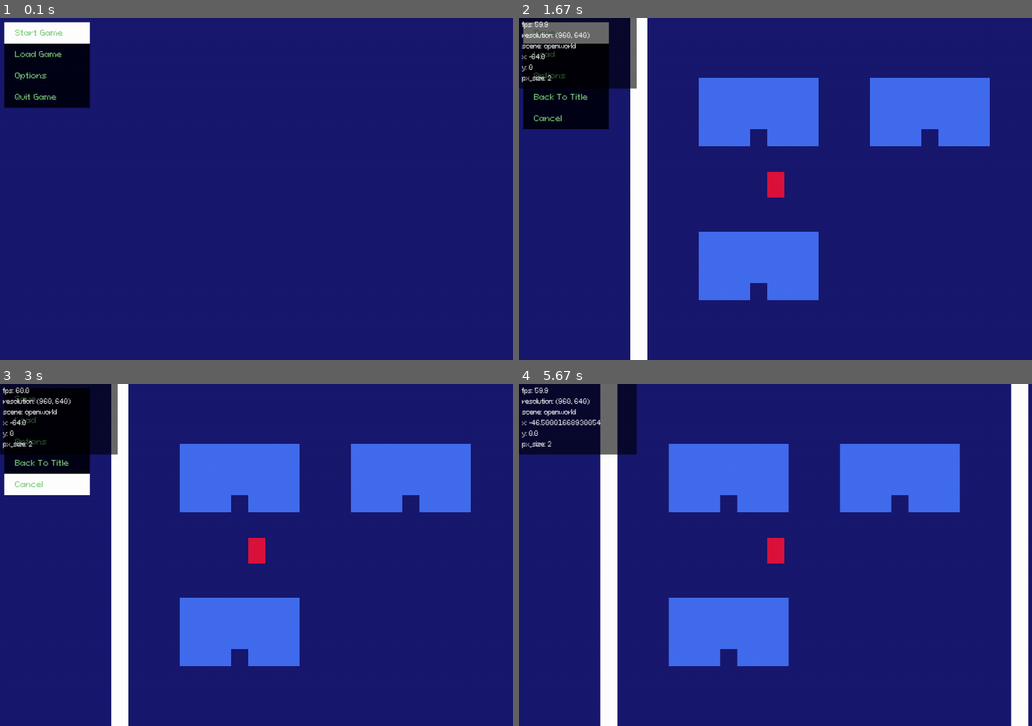
Above: before the commit, frames 1-4 (two rows, left to right).
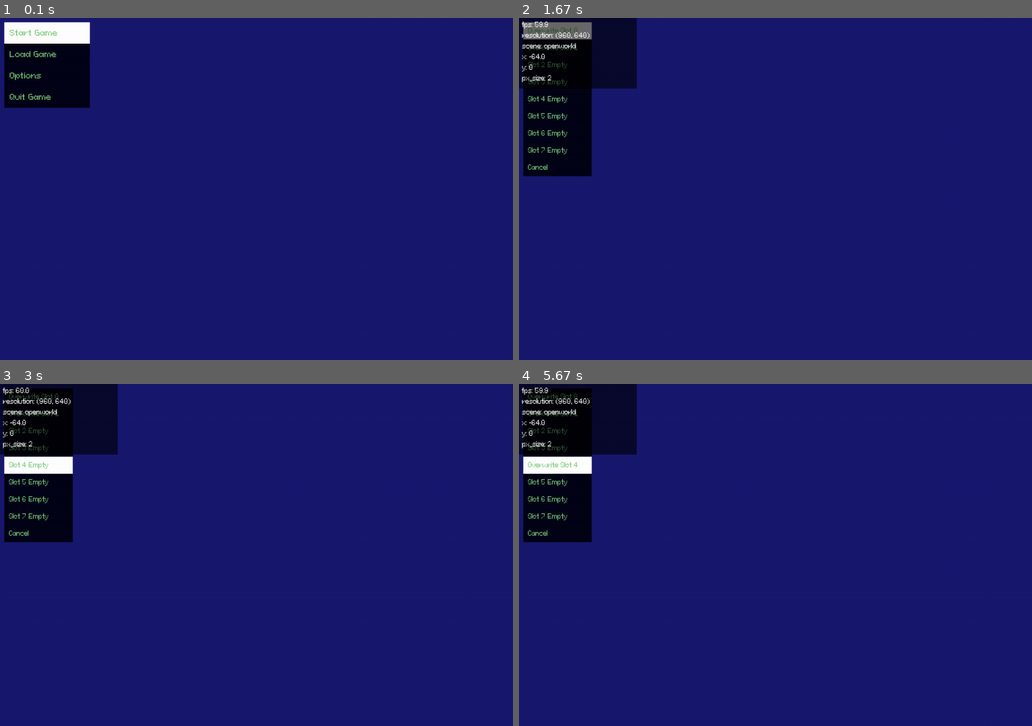
Above: after the commit, the same moments.

Repository: kritserv/rpg-maker-style-top-down-game-template
Game: pygame game, started from main.py
The game is run twice, just before and just after one commit, with the same random seed, the same clock (stepped at 60 frames per second) and the same inputs.
Inputs:
- Up to frame 1 (0.1 s): no input
- Up to frame 2 (1.67 s): tap one key every 0.33 s from 0.33 s: Enter F3 X Space
- Up to frame 3 (3 s): hold Left 1.67-2.2 s; hold Down 2.23-2.7 s
- Up to frame 4 (5.67 s): hold Up 3.17-3.53 s; hold Right 3.57-4.2 s; hold Down 4.23-4.6 s; tap Enter at 5.13 s; hold Right from 5.47 s (still down)

The runs differ from the first frame. In frame 1, 0.3% of the frame differs, in the area x 1-13%, y 3-24%; in frame 2, 21%; in frame 3, 22%; in frame 4, 27%, in the area x 0-100%, y 0-100%.

Commit message:
add save player data func & add refresh_text func to Menu & remove columns from Menu

Diff:
--- a/main.py
+++ b/main.py
@@ -13,7 +13,7 @@
 	load_screen_from_json, save_screen_setting, \
 	toggle_full_screen, update_size, \
 	load_scene_from_json, load_event_from_json, \
-	load_save_from_json, \
+	load_save_from_json, save_player_data, \
 	Player, TopDownMap, Camera, BlackBar, \
 	Timer, SceneManager, SaveManager, Event, \
 	Cursor, Menu, Debugger
@@ -66,7 +66,14 @@
 		Cursor(screen)), Menu(Cursor(screen)
 		)
 	save_manager.create_buttons()
-	loadable_slot = [f"Load Slot {i}" for i in range(8)]
+	loadable_slot = []
+	savable_slot = []
+	overwritable_slot = []
+
+	for i in range(8):
+		loadable_slot.append(f"Load Slot {i}")
+		savable_slot.append(f"Slot {i} Empty")
+		overwritable_slot.append(f"Overwrite Slot {i}")
 
 	title_screen_menu = Menu(Cursor(screen))
 	title_screen_menu.buttons = [
@@ -182,20 +189,6 @@
 			black_bar.draw_if_set(curr_width, curr_height, ratio)
 			title_screen_menu.draw(pixel_size, black_bar)
 
-			# ================= [ TEST ] ===================
-
-			if debug:
-				if debug_timer.time_now() > 0.1:
-					debug_list = [
-						f"fps: {curr_fps()}",
-						f"resolution: {(curr_width, curr_height)}",
-						f"x: {title_screen_menu.cursor.pos[0]}",
-						f"y: {title_screen_menu.cursor.pos[1]}",
-						f"px_size: {pixel_size}"
-					]
-					debug_timer.restart()
-				debugger.print_debug(debug_list, black_bar)
-
 		elif game_state == "main_game":
 			old_game_state = "main_game"
 
@@ -206,11 +199,13 @@
 				player.update(dt, key)
 				event.update()
 			else:
+
+				# ============= [ PAUSE MENU LOGIC ] ==============
+
 				old_game_state = "pause_menu"
 				selected = pause_menu.update(dt, key, interact)
 				if selected == "Save":
-					# game_state = "save_game_menu"
-					pass
+					game_state = "save_game_menu"
 				elif selected == "Load":
 					game_state = "load_game_menu"
 				elif selected == "Options":
@@ -232,21 +227,6 @@
 			black_bar.draw_if_set(curr_width, curr_height, ratio)
 			if pause:
 				pause_menu.draw(pixel_size, black_bar)
-
-			# ================= [ TEST ] ===================
-
-			if debug:
-				if debug_timer.time_now() > 0.1:
-					debug_list = [
-						f"fps: {curr_fps()}",
-						f"resolution: {(curr_width, curr_height)}",
-						f"scene: {scene_manager.current_scene}",
-						f"x: {player.pos[0]}",
-						f"y: {player.pos[1]}",
-						f"px_size: {pixel_size}"
-					]
-					debug_timer.restart()
-				debugger.print_debug(debug_list, black_bar)
 
 		elif game_state == "load_game_menu":
 
@@ -273,6 +253,37 @@
 			black_bar.draw_if_set(curr_width, curr_height, ratio)
 			save_manager.load_menu.draw(pixel_size, black_bar)
 
+		elif game_state == "save_game_menu":
+
+			# ================ [ SAVE GAME LOGIC ] ==============
+
+			selected = save_manager.save_menu.update(dt, key, interact)
+			for i, slot in enumerate(savable_slot):
+				if selected == slot:
+					save_player_data(player, scene_manager.current_scene, i)
+					save_manager.save_dict = load_save_from_json()
+					save_manager.refresh_save_slot()
+
+			for i, slot in enumerate(overwritable_slot):
+				if selected == slot:
+					save_player_data(player, scene_manager.current_scene, i)
+					save_manager.save_dict = load_save_from_json()
+					save_manager.refresh_save_slot()
+
+			if selected == "Cancel" or cancel:
+				if old_game_state == "pause_menu":
+					game_state = "main_game"
+					pause = True
+				else:
+					game_state = old_game_state
+				save_manager.save_menu.reset_cursor()
+
+			# =============== [ SAVE GAME GRAPHIC ] ==============
+
+			screen.fill(darkblue)
+			black_bar.draw_if_set(curr_width, curr_height, ratio)
+			save_manager.save_menu.draw(pixel_size, black_bar)
+
 		elif game_state == "options_menu":
 
 			# ================ [ OPTIONS LOGIC ] ==============
@@ -280,28 +291,28 @@
 			selected = options_menu.update(dt, key, interact)
 			if selected == "Window":
 				options_menu.buttons[0] = "Full Screen"
-				options_menu.calculate_button_pos()
+				options_menu.refresh_text()
 			elif selected == "Full Screen":
 				options_menu.buttons[0] = "Window"
-				options_menu.calculate_button_pos()
+				options_menu.refresh_text()
 			elif selected == "No Limit Fps":
 				options_menu.buttons[1] = "Cap Fps At 60"
-				options_menu.calculate_button_pos()
+				options_menu.refresh_text()
 			elif selected == "Cap Fps At 60":
 				options_menu.buttons[1] = "Cap Fps At 90"
-				options_menu.calculate_button_pos()
+				options_menu.refresh_text()
 			elif selected == "Cap Fps At 90":
 				options_menu.buttons[1] = "Cap Fps At 144"
-				options_menu.calculate_button_pos()
+				options_menu.refresh_text()
 			elif selected == "Cap Fps At 144":
 				options_menu.buttons[1] = "No Limit Fps"
-				options_menu.calculate_button_pos()
+				options_menu.refresh_text()
 			elif selected == "Black Bar: Off":
 				options_menu.buttons[2] = "Black Bar: On"
-				options_menu.calculate_button_pos()
+				options_menu.refresh_text()
 			elif selected == "Black Bar: On":
 				options_menu.buttons[2] = "Black Bar: Off"
-				options_menu.calculate_button_pos()
+				options_menu.refresh_text()
 			elif selected == "Apply":
 				full_screen_setting = options_menu.buttons[0] == "Full Screen"
 				cap_fps_setting = options_menu.buttons[1] != "No Limit Fps"
@@ -353,14 +364,27 @@
 				else:
 					game_state = old_game_state
 					options_menu.reset_cursor()
-			else:
-				pass
 
 			# =============== [ OPTIONS GRAPHIC ] ==============
 
 			screen.fill(darkblue)
 			black_bar.draw_if_set(curr_width, curr_height, ratio)
 			options_menu.draw(pixel_size, black_bar)
+
+		# ================= [ TEST ] ===================
+
+		if debug:
+			if debug_timer.time_now() > 0.1:
+				debug_list = [
+					f"fps: {curr_fps()}",
+					f"resolution: {(curr_width, curr_height)}",
+					f"scene: {scene_manager.current_scene}",
+					f"x: {player.pos[0]}",
+					f"y: {player.pos[1]}",
+					f"px_size: {pixel_size}"
+				]
+				debug_timer.restart()
+			debugger.print_debug(debug_list, black_bar)
 
 		# ================= [ PYGAME STUFF ] ================
 
--- a/src/__init__.py
+++ b/src/__init__.py
@@ -3,10 +3,10 @@
 	default_screen_size, black, darkblue, font_x1, font_x1_5, font_x2, font_x2_5, font_x3, font_x3_5, font_x4
 from .func import check_pygame_event, blit_text, \
 	load_screen_from_json, save_screen_setting, toggle_full_screen, \
-	update_size, load_scene_from_json, load_event_from_json, load_save_from_json
+	update_size, load_scene_from_json, load_event_from_json, load_save_from_json, save_player_data
 from .entity import Player, TopDownMap, Camera, \
 	BlackBar, Timer, SceneManager, Event, Cursor, Menu, SaveManager, Debugger
 
 __all__ = [clock_tick, curr_fps, default_screen_width, default_screen_height, default_screen_size, black, darkblue, font_x1, font_x1_5, font_x2, font_x2_5, font_x3, font_x3_5, font_x4,
-	check_pygame_event, blit_text, load_screen_from_json, save_screen_setting, load_event_from_json, toggle_full_screen, update_size, load_scene_from_json, load_save_from_json,
+	check_pygame_event, blit_text, load_screen_from_json, save_screen_setting, load_event_from_json, toggle_full_screen, update_size, load_scene_from_json, load_save_from_json, save_player_data,
 	Player, TopDownMap, Camera, BlackBar, Timer, SceneManager, Event, Cursor, Menu, SaveManager, Debugger]
--- a/src/entity/cursor.py
+++ b/src/entity/cursor.py
@@ -36,7 +36,7 @@
 		dx, dy = calculate_movement(self, key)
 
 		if self.key_presed:
-			move(self.pos, dx, dy, dt, self.speed)
+			move(self.pos, 0, dy, dt, self.speed)
 
 		continue_move_value = 3
 
@@ -45,12 +45,6 @@
 			self.finish_pos = expect_finish_pos(self, continue_move_value)
 			self.diff_x, self.diff_y = get_distance_between(self.pos, self.finish_pos)
 
-			if self.diff_x > continue_move_value:
-				move(self.pos, self.last_dx, 0, dt, self.speed)
-			elif self.diff_x <= continue_move_value:
-				self.pos[0] = self.finish_pos[0]
-				self.finished_x_move = True
-
 			if self.diff_y > continue_move_value:
 				move(self.pos, 0, self.last_dy, dt, self.speed)
 			elif self.diff_y <= continue_move_value:
--- a/src/entity/game_save_manager.py
+++ b/src/entity/game_save_manager.py
@@ -4,14 +4,20 @@
 
 	def create_buttons(self):
 		for i in range(len(self.save_dict)):
-			self.save_menu.buttons.append(f"Save To Slot {i}")
 
 			if self.save_dict[str(i)]:
 				self.load_menu.buttons.append(f"Load Slot {i}")
+				self.save_menu.buttons.append(f"Overwrite Slot {i}")
 			else:
 				self.load_menu.buttons.append(f"Slot {i} Empty")
+				self.save_menu.buttons.append(f"Slot {i} Empty")
 
 		self.save_menu.buttons.append("Cancel")
 		self.load_menu.buttons.append("Cancel")
 		self.save_menu.setup_buttons()
 		self.load_menu.setup_buttons()
+
+	def refresh_save_slot(self):
+		self.load_menu.buttons = []
+		self.save_menu.buttons = []
+		self.create_buttons()
--- a/src/entity/menu.py
+++ b/src/entity/menu.py
@@ -9,7 +9,6 @@
 		self.buttons = []
 		self.button_dicts = {}
 		self.plus_value = 10
-		self.columns = 1
 		self.top_left_x, self.top_left_y = 8, 8
 		self.original_top_left_x = 8
 		self.font_size_plus_05 = False
@@ -26,11 +25,11 @@
 
 	def calculate_menu_obs_pos(self):
 		self.top = -32
-		top = [-16, self.top, 16*self.columns, 16]
+		top = [-16, self.top, 16, 16]
 		self.bottom = (len(self.buttons) - 1) * 16
-		bottom = [-16, self.bottom, 16*self.columns, 16]
+		bottom = [-16, self.bottom, 16, 16]
 		left = [-32, self.top, 16, self.bottom + 48]
-		right = [16*(self.columns-1), self.top, 16, self.bottom + 48]
+		right = [0, self.top, 16, self.bottom + 48]
 		self.cursor.obs = [top, bottom, left, right]
 		self.cursor.calculate_obs_pos()
 
@@ -38,6 +37,9 @@
 		for i in range(len(self.buttons)):
 			button_pos = i*16
 			self.button_dicts[button_pos] = self.buttons[i]
+
+	def refresh_text(self):
+		self.calculate_button_pos()
 
 	def setup_buttons(self):
 		self.calculate_menu_obs_pos()
@@ -52,7 +54,7 @@
 		if data_is_in_cache(self.background_cache_dict, key):
 			self.menu_background = load_data_from_cache(self.background_cache_dict, key)
 		else:
-			self.menu_background = pg.Surface((self.cursor.original_width * pixel_size * self.columns, 16 * pixel_size * len(self.buttons)))
+			self.menu_background = pg.Surface((self.cursor.original_width * pixel_size, 16 * pixel_size * len(self.buttons)))
 			self.menu_background.set_alpha(200)
 			self.menu_background.fill(black)
 			self.menu_background = self.menu_background.convert_alpha()
@@ -65,7 +67,7 @@
 		if data_is_in_cache(self.background_cache_dict, key):
 			self.menu_background = load_data_from_cache(self.background_cache_dict, key)
 		else:
-			self.menu_background = pg.Surface((self.cursor.original_width * pixel_size * self.columns, 16 * pixel_size * len(self.buttons)))
+			self.menu_background = pg.Surface((self.cursor.original_width * pixel_size, 16 * pixel_size * len(self.buttons)))
 			self.menu_background.set_alpha(200)
 			self.menu_background.fill(black)
 			self.menu_background = self.menu_background.convert_alpha()
@@ -95,6 +97,7 @@
 				self.draw_background(pixel_size)
 
 		self.cursor.draw(pixel_size, self.top_left_x, self.top_left_y)
+
 		if pixel_size == 1:
 			menu_font = font_x1
 		elif pixel_size == 1.5:
@@ -115,7 +118,7 @@
 		range_y = 16
 		for button in self.buttons:
 			y += (range_y * pixel_size)
-			blit_text(button, menu_font, green, [self.top_left_x + 8 * pixel_size, y])
+			blit_text(button, menu_font, green, [self.top_left_x + 4 * pixel_size, y])
 
 	def update(self, dt, key, interact):
 		self.cursor.update(dt, key)
--- a/src/entity/scene_manager.py
+++ b/src/entity/scene_manager.py
@@ -7,6 +7,7 @@
 		self.tdmap = tdmap
 		self.camera = camera
 		self.cache_dict = {}
+		self.current_scene = ""
 
 	def change_scene(self, x, y, new_scene_name):
 		changing_scene(self, x, y, new_scene_name)
--- a/src/func/__init__.py
+++ b/src/func/__init__.py
@@ -6,5 +6,6 @@
 from .load_scene_data import load_scene_from_json
 from .load_event_data import load_event_from_json
 from .load_save_data import load_save_from_json
+from .save_player_data import save_player_data
 
-__all__ = {blit_text, check_pygame_event, load_screen_from_json, save_screen_setting, toggle_full_screen, update_size , load_scene_from_json, load_event_from_json, load_save_from_json}
+__all__ = {blit_text, check_pygame_event, load_screen_from_json, save_screen_setting, toggle_full_screen, update_size , load_scene_from_json, load_event_from_json, load_save_from_json, save_player_data}
--- a/src/func/load_save_data.py
+++ b/src/func/load_save_data.py
@@ -1,7 +1,6 @@
 from .load_json_file import json_loader
 
 def load_save_from_json():
-	save_dict = {}
 	save_dict = json_loader("user_data/save.json")
 	map_cam_stop_pos = json_loader("game_data/scene/camera_stop_pos.json")["camera_stop_position_dict"]
 
--- /dev/null
+++ b/src/func/save_player_data.py
@@ -0,0 +1,8 @@
+from .save_json_file import save_to_json
+from .load_json_file import json_loader
+
+def save_player_data(player, scene_name, slot_key):
+	save_dict = json_loader("user_data/save.json")
+	save_dict[str(slot_key)] = {"pos": player.pos, "scene": scene_name}
+
+	save_to_json("user_data/save.json", save_dict)
--- a/user_data/backup.json
+++ /dev/null
@@ -1,9 +0,0 @@
-{
-	"0": {
-		"func": ["change_scene", "change_camera_stop_position"],
-		"new_scene": [0, 16, "inner_house2"],
-		"new_camera_stop_position": [-144, 144, -160, 160]
-	},
-	"1": {},
-	"2": {}
-}
--- a/user_data/save.json
+++ b/user_data/save.json
@@ -1,13 +1 @@
-{
-	"0": {
-		"pos": [0, 16],
-		"scene": "inner_house2"
-	},
-	"1": {},
-	"2": {},
-	"3": {},
-	"4": {},
-	"5": {},
-	"6": {},
-	"7": {}
-}
+{"0": {"pos": [144, -80], "scene": "inner_house2"}, "1": {"pos": [0, 16], "scene": "inner_house3"}, "2": {}, "3": {}, "4": {}, "5": {}, "6": {}, "7": {}}
